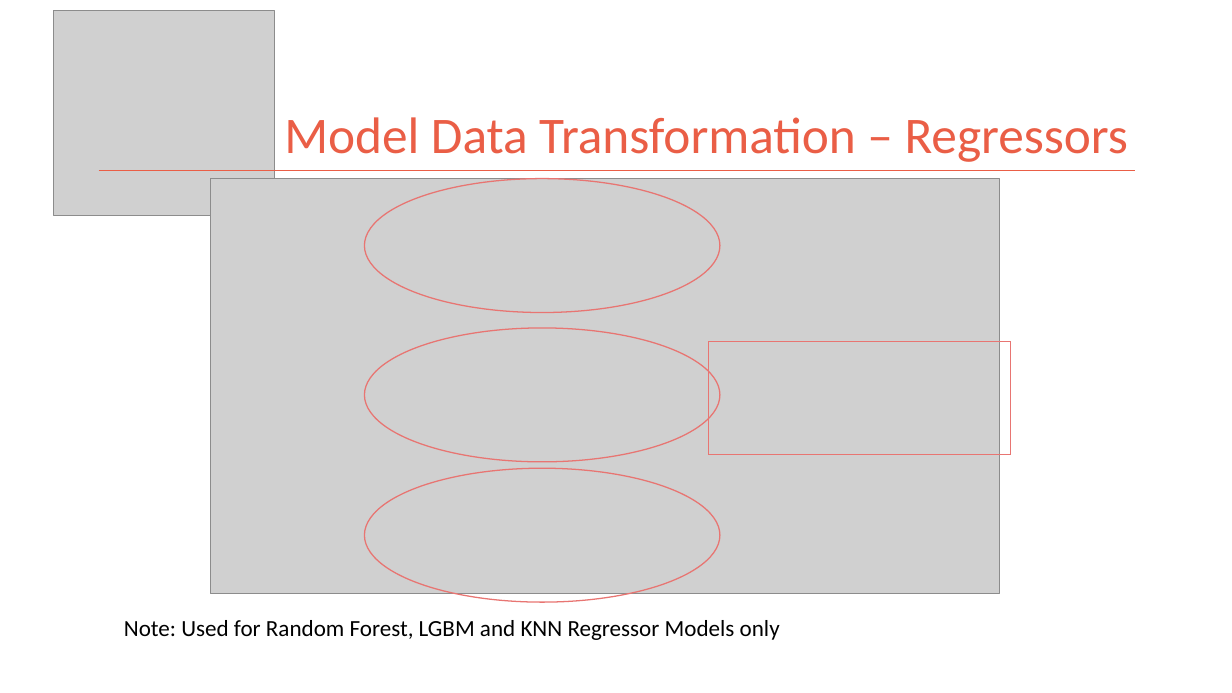
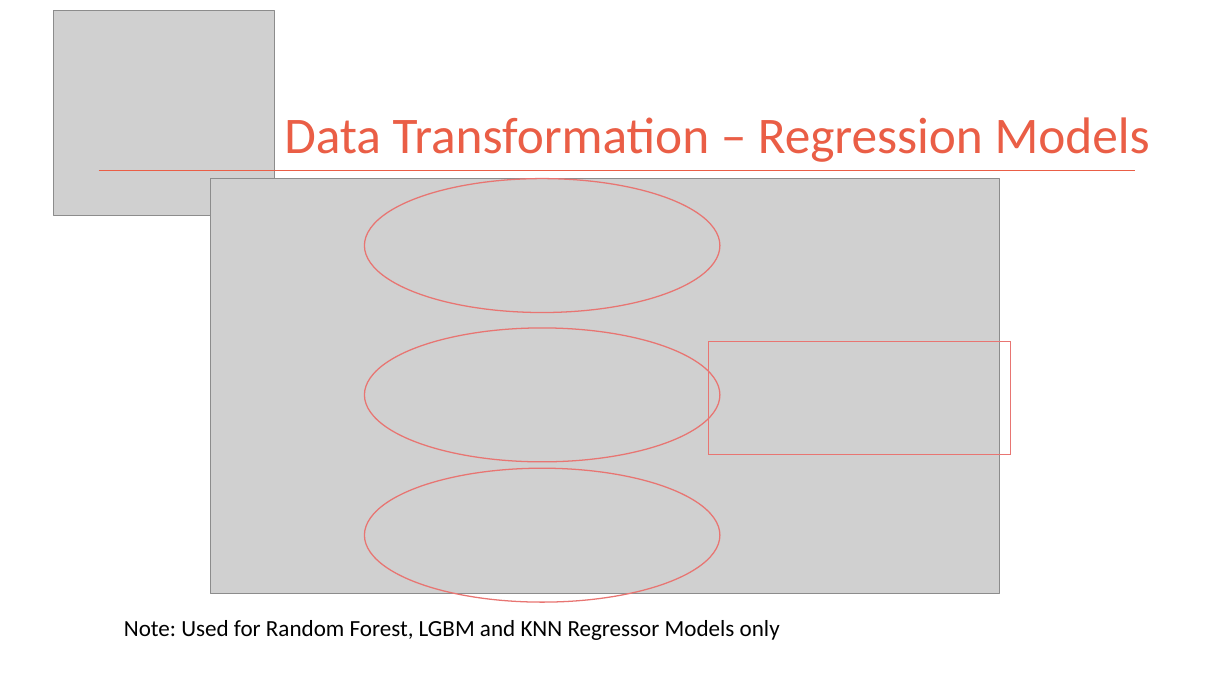
Before and after one commit to kman4/AirbnbPredictions, a slide deck: slide 10 of Airbnb Price Predictions (Model).pptx. Drawn at 1232x693 pixels with LibreOffice and Linux fonts; fonts in the diff are those of the drawing; grey boxes stand for pictures. Boxes give left, top, right and bottom in pixels: in the first picture for what was removed or moved away, otherwise in the second. Text is boxed around its words. In the diff, an @@ line names an element or a change of style, - is before the commit and + after.

```diff
--- a/Airbnb Price Predictions (Model).pptx
+++ b/Airbnb Price Predictions (Model).pptx
@@ title at bbox=[284, 117, 1150, 162]: text changed @@
-Model Data Transformation – Regressors
+Data Transformation – Regression Models
```
Also in this commit, not shown: 3 other slides changed.
